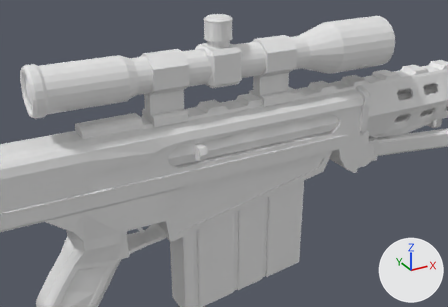
The Blender file Other stuff/Blender assets/sniperV2.blend, before and after one commit.
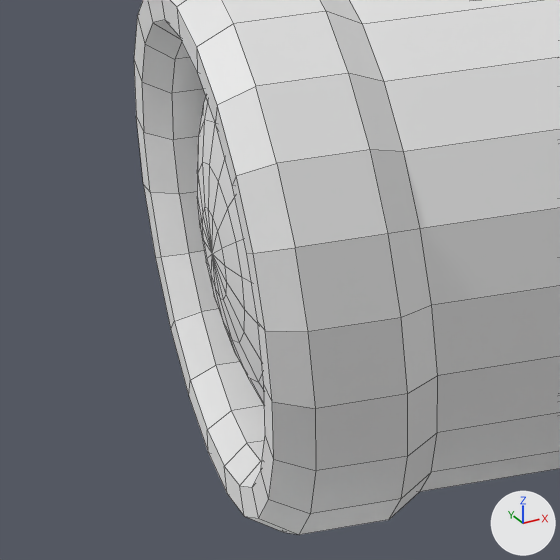
Old and new are each drawn from a camera (50 mm lens) standing at (-9.51, -9.28, 5.06) and looking at (-4.7, -0.54, 0.69) and again close up on the part from 2% to 13% of the width and 22% to 39% of the height. The lights are fixed; the arrows at lower right show +X, +Y and +Z. The close-ups show mesh edges as thin lines.
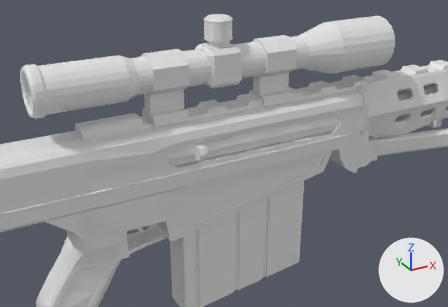
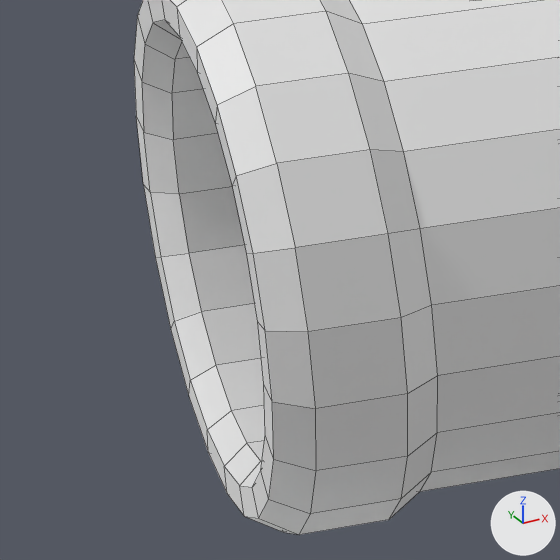
Pixel boxes [x1, y1, x2, y2] of what changed, in the close-ups (560 x 560 px):
'Sphere', reshaped (not visible afterwards)
    before: [197, 97, 264, 404]

Patch to the scene script:
```diff
--- a/Other stuff/Blender assets/sniperV2.blend.py
+++ b/Other stuff/Blender assets/sniperV2.blend.py
@@ me_sphere_001 @@
 me_sphere_001.from_pydata(...)  # 484 vertices, 512 faces; spans x -1.4..1.4, y -1.4..1.4, z -1.0..42.3
 # used by ob_sphere; location = (-7.629, 0.0, 2.137); rotation_euler = (0.0, 1.571, 0.0), in degrees (0, 90, 0); scale = (0.337, 0.337, 0.158)
+# me_sphere_001 part 1: the loose piece of 242 vertices spanning x -1.0..1.0, y -1.0..1.0, z -1.0..1.0 is deleted
```
